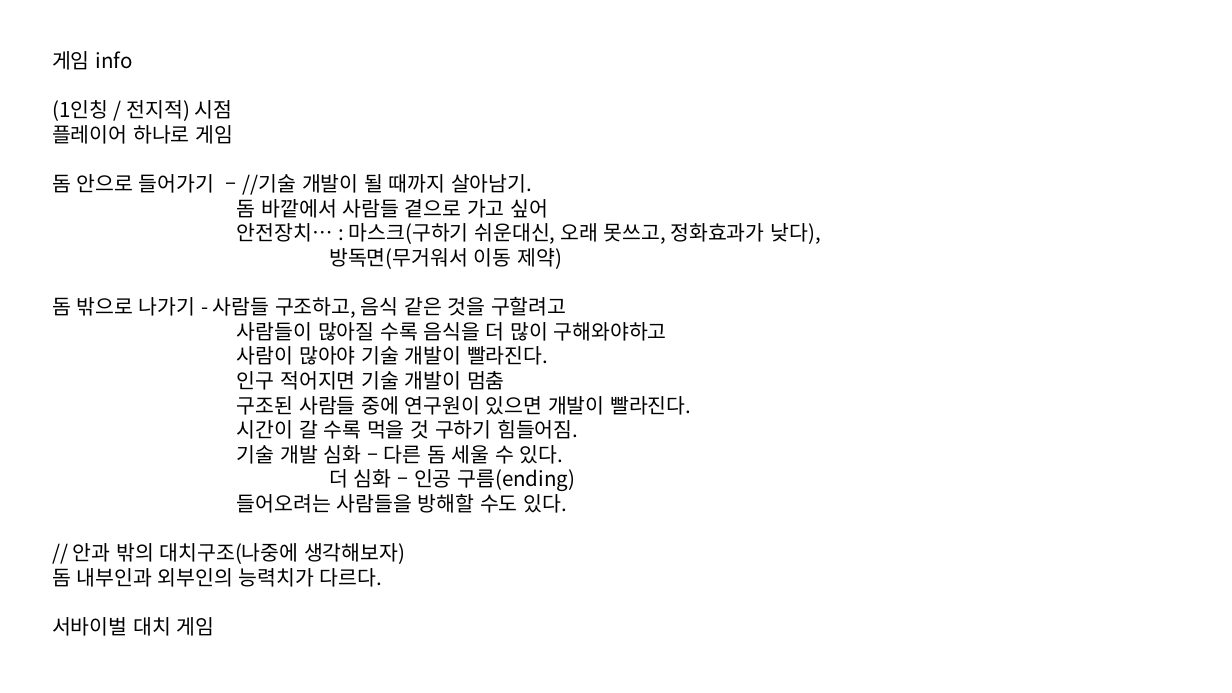
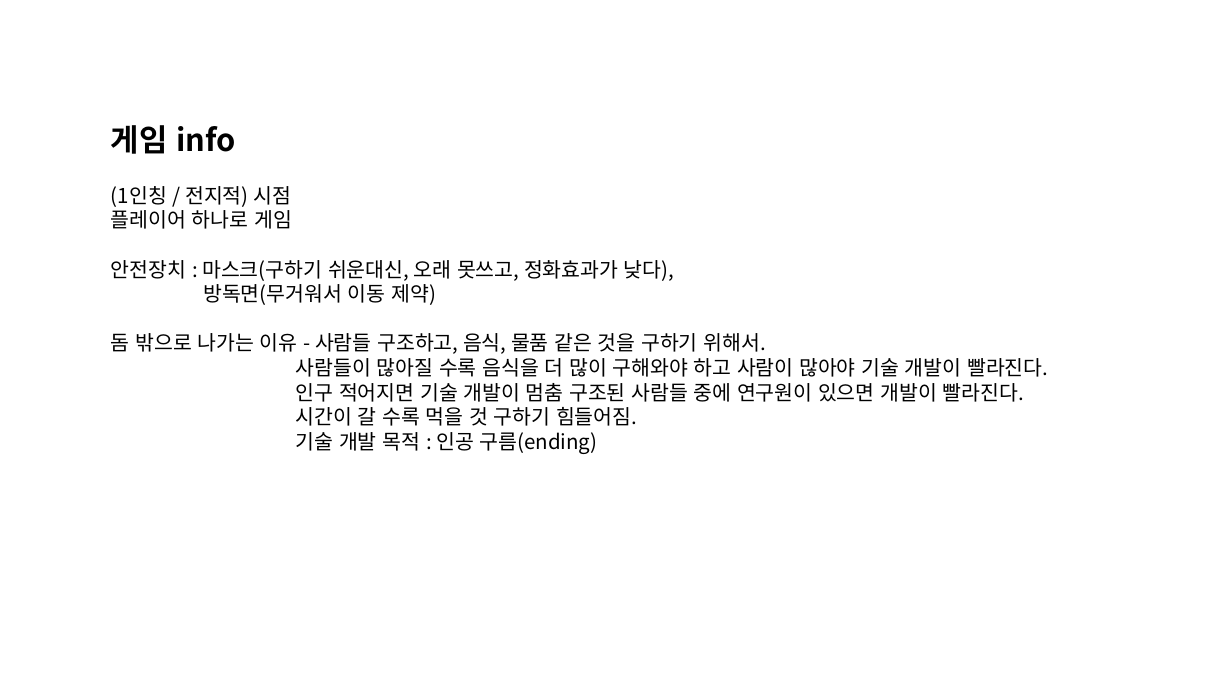
Before and after one commit to goldsun119/Graduation-Project, a slide deck: slide 6 of Document/1122 기획발표자료_01.pptx (slide 3 before the commit). Drawn at 1232x693 pixels with LibreOffice and Linux fonts; fonts in the diff are those of the drawing. Boxes give left, top, right and bottom in pixels: in the first picture for what was removed or moved away, otherwise in the second. Text is boxed around its words. In the diff, an @@ line names an element or a change of style, - is before the commit and + after.

Commit message:
Update 1122 기획발표자료_01.pptx
개략적 발표 자료 생성.
게임의 배경과 진행 방식, 세부 내용 추가.

```diff
--- a/Document/1122 기획발표자료_01.pptx
+++ b/Document/1122 기획발표자료_01.pptx
@@ text "게임 info": place and size @@
-text "게임 info" at [52, 51, 820, 636]
+text "게임 info" at [111, 125, 1048, 454]
@@ text at [111, 125, 235, 154]: size 16 to 24 pt, bold on in "게임 info" @@
@@ text at [111, 260, 674, 281]: text changed @@
-돔 안으로 들어가기 – //기술 개발이 될 때까지 살아남기.
-돔 바깥에서 사람들 곁으로 가고 싶어
-안전장치… : 마스크(구하기 쉬운대신, 오래 못쓰고, 정화효과가 낮다),
+안전장치 : 마스크(구하기 쉬운대신, 오래 못쓰고, 정화효과가 낮다),
@@ text at [111, 333, 1048, 402]: text changed @@
-돔 밖으로 나가기 - 사람들 구조하고, 음식 같은 것을 구할려고
-사람들이 많아질 수록 음식을 더 많이 구해와야하고
-사람이 많아야 기술 개발이 빨라진다.
-인구 적어지면 기술 개발이 멈춤
-구조된 사람들 중에 연구원이 있으면 개발이 빨라진다.
+돔 밖으로 나가는 이유 - 사람들 구조하고, 음식, 물품 같은 것을 구하기 위해서.
+사람들이 많아질 수록 음식을 더 많이 구해와야 하고 사람이 많아야 기술 개발이 빨라진다.
+인구 적어지면 기술 개발이 멈춤 구조된 사람들 중에 연구원이 있으면 개발이 빨라진다.
@@ text at [296, 432, 598, 454]: text changed @@
-기술 개발 심화 – 다른 돔 세울 수 있다.
-더 심화 – 인공 구름(ending)
-들어오려는 사람들을 방해할 수도 있다.
-// 안과 밖의 대치구조(나중에 생각해보자)
-돔 내부인과 외부인의 능력치가 다르다.
-서바이벌 대치 게임
+기술 개발 목적 : 인공 구름(ending)
```
Also in this commit, not shown: 3 other slides changed, 3 slides added.
